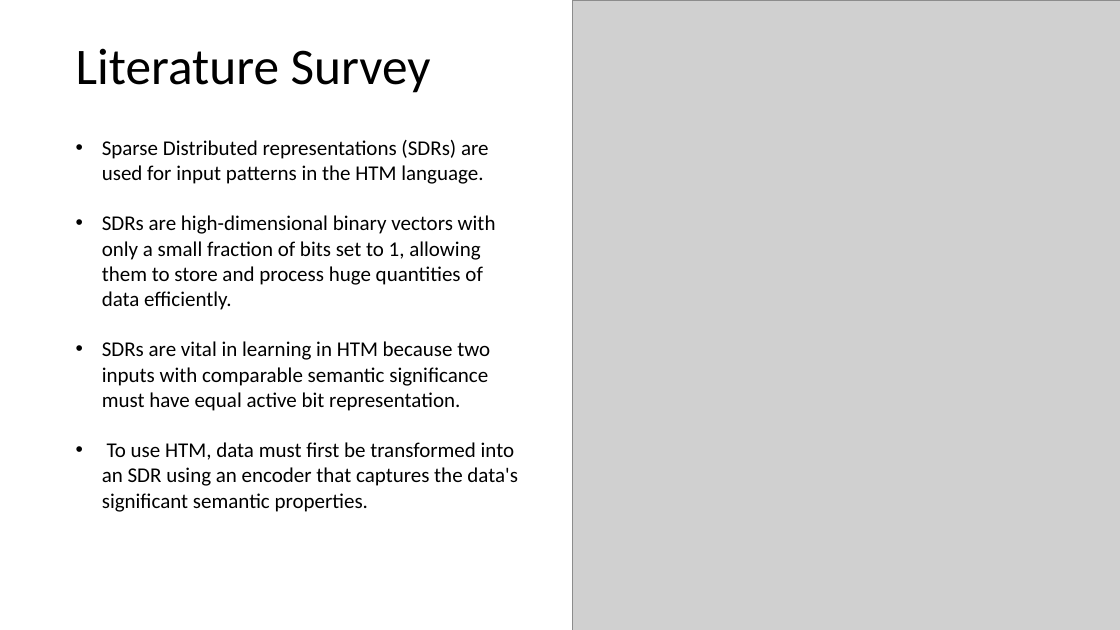
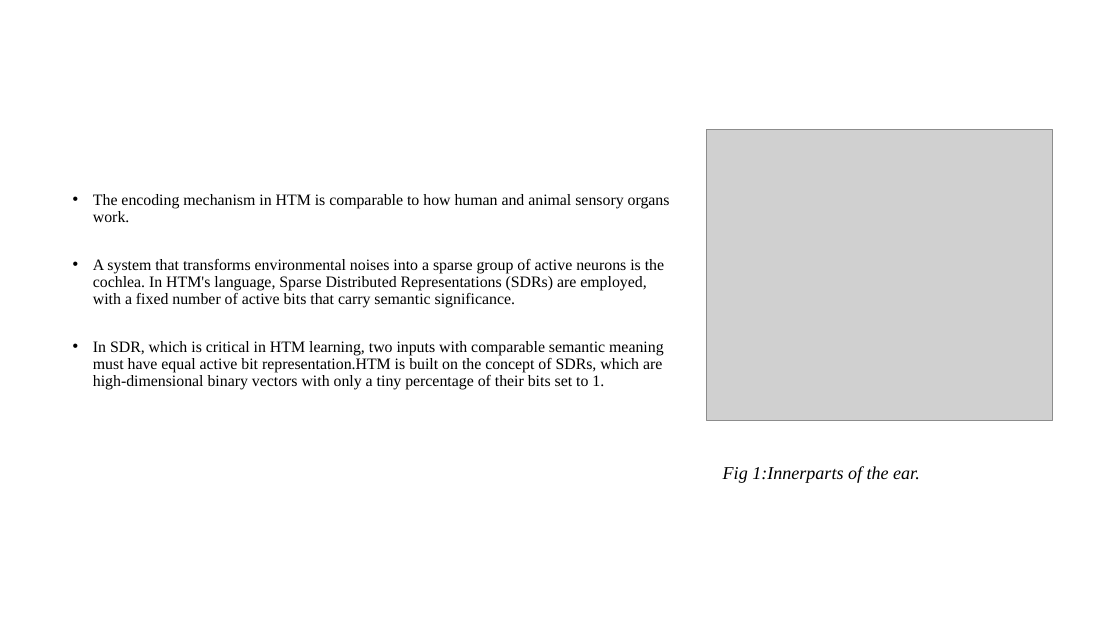
Before and after one commit to sahithkumar1999/neocortexapi, a slide deck: slide 5 of source/NeoCortexApi/Documents/Group Presentation[ScalarEncoder with Buckets].pptx. Drawn at 1120x630 pixels with LibreOffice and Linux fonts; fonts in the diff are those of the drawing; grey boxes stand for pictures. Boxes give left, top, right and bottom in pixels: in the first picture for what was removed or moved away, otherwise in the second. Text is boxed around its words. In the diff, an @@ line names an element or a change of style, - is before the commit and + after.

```diff
--- a/source/NeoCortexApi/Documents/Group Presentation[ScalarEncoder with Buckets].pptx
+++ b/source/NeoCortexApi/Documents/Group Presentation[ScalarEncoder with Buckets].pptx
@@ picture removed at [572, 0, 1120, 630] @@
@@ title removed at [76, 48, 431, 93] @@
-Literature Survey
@@ picture added at [707, 129, 1053, 420] @@
@@ text at [93, 194, 670, 390]: text changed; size 18 to 13.6 pt; font Calibri to Times New Roman @@
-• Sparse Distributed representations (SDRs) are used for input patterns in the HTM language.
-• SDRs are high-dimensional binary vectors with only a small fraction of bits set to 1, allowing them to store and process huge quantities of data efficiently.
-• SDRs are vital in learning in HTM because two inputs with comparable semantic significance must have equal active bit representation.
-• To use HTM, data must first be transformed into an SDR using an encoder that captures the data's significant semantic properties.
+• The encoding mechanism in HTM is comparable to how human and animal sensory organs work.
+• A system that transforms environmental noises into a sparse group of active neurons is the cochlea. In HTM's language, Sparse Distributed Representations (SDRs) are employed, with a fixed number of active bits that carry semantic significance.
+• In SDR, which is critical in HTM learning, two inputs with comparable semantic meaning must have equal active bit representation.HTM is built on the concept of SDRs, which are high-dimensional binary vectors with only a tiny percentage of their bits set to 1.
@@ text added at [723, 466, 920, 483], 15.5 pt, text #000000, italic @@
+Fig 1:Innerparts of the ear.
```
Also in this commit, not shown: 3 other slides changed, 7 slides added, 3 slides removed, 1 other file.
